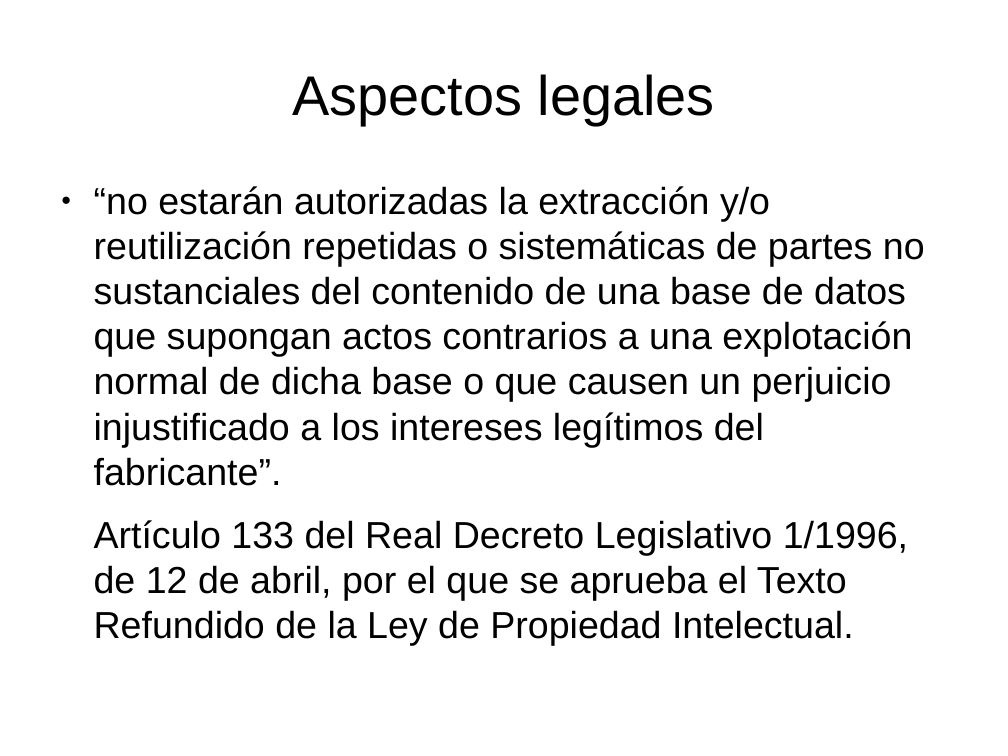
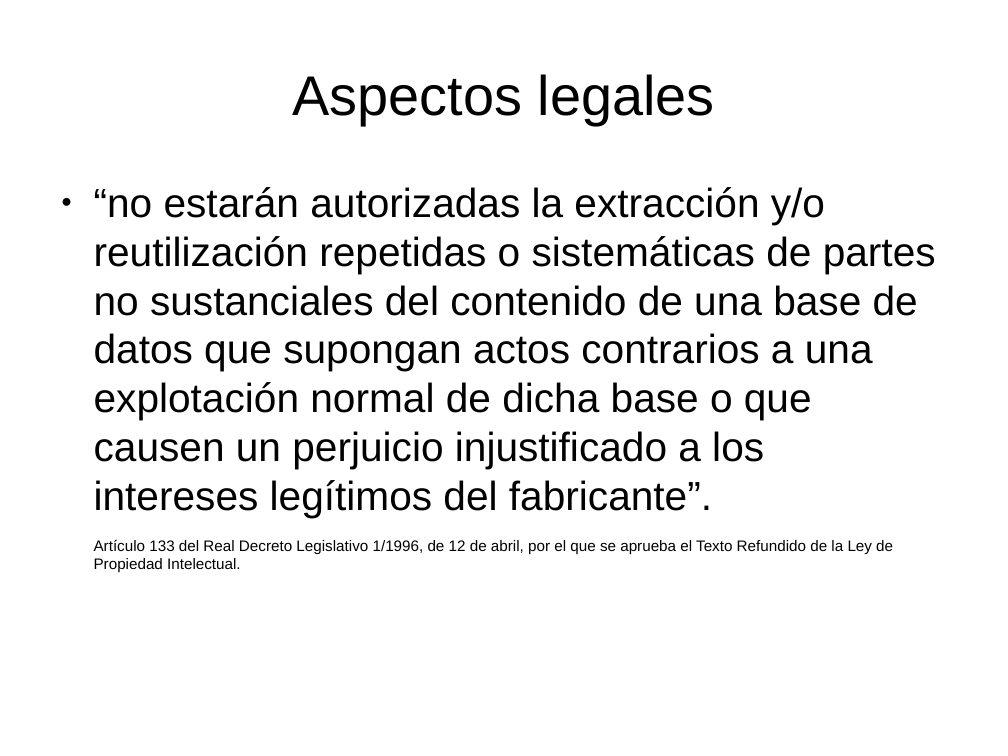
Before and after one commit to renatolrr/OpenDayOslRecycler2014, a slide deck: slide 5 of 2º_OpenDataDay_Granada_2014.odp. Drawn at 1008x756 pixels with LibreOffice and Linux fonts; fonts in the diff are those of the drawing. Boxes give left, top, right and bottom in pixels: in the first picture for what was removed or moved away, otherwise in the second. Text is boxed around its words. In the diff, an @@ line names an element or a change of style, - is before the commit and + after.

```diff
--- a/2º_OpenDataDay_Granada_2014.odp
+++ b/2º_OpenDataDay_Granada_2014.odp
@@ text "“no estarán autorizadas la extracción ..." at (x1=94, y1=187, x2=936, y2=572): size 29.6 to 32 pt in "“no estarán autorizadas la extracción y/o reutilización ..."; size 29.6 to 12 pt in "Artículo 133 del Real Decreto Legislativo 1/1996, ..." @@
```
Also in this commit, not shown: 6 other slides changed.
